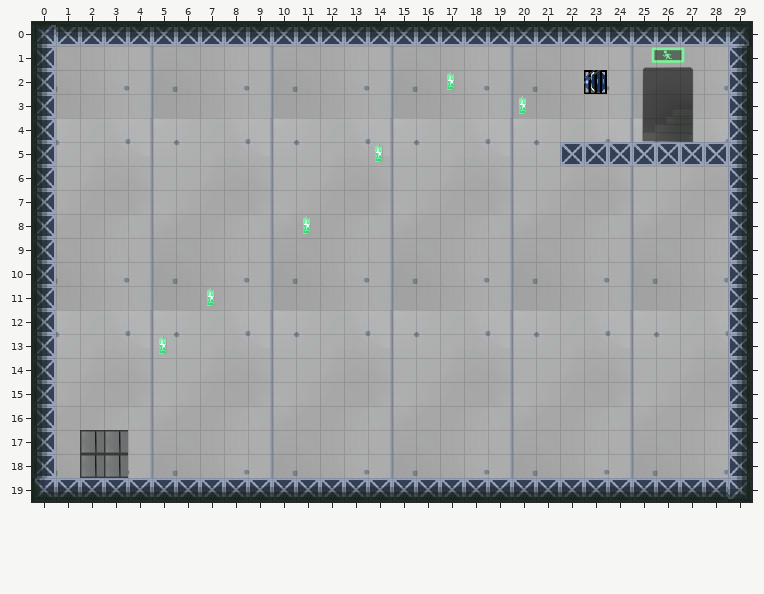
Level history. Tiled map: Release.win32/Resources/Map/Level4.tmx. The picture above was drawn from the file before the commit.
Cells are 32x32 px. Shown: x 0..29, y 0..19.
And afterwards:
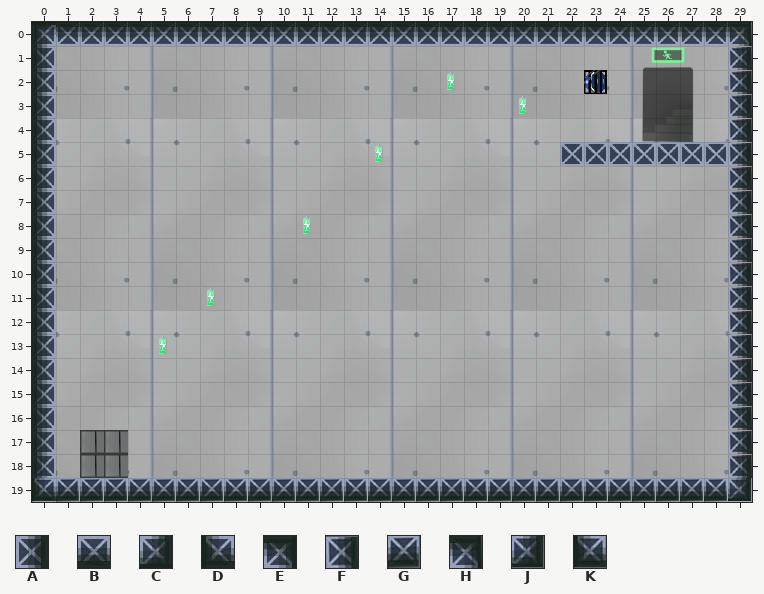
Key: from "地图素材": A 165 turned 180, B 165 turned 270, C 167 turned 180, D 167 turned 270, E 167 turned 90, F 169, G 171, H 202, J 204, K 206.
_ is an empty cell, . an unchanged one.
The exact change:
--- layer "Platform"
@@ x 0..29 @@
- 0 .............................E
- 1 .............................A
- 2 .............................A
- 3 .............................A
- 4 .............................A
- 5 .............................A
- 6 .............................A
- 7 .............................A
- 8 .............................A
- 9 .............................A
-10 .............................A
-11 .............................A
-12 .............................A
-13 .............................A
-14 .............................A
-15 .............................A
-16 .............................A
-17 .............................A
-18 .............................A
-19 DBBBBBBBBBBBBBBBBBBBBBBBBBBBBC
+ 0 .............................H
+ 1 .............................F
+ 2 .............................F
+ 3 .............................F
+ 4 .............................F
+ 5 .............................F
+ 6 .............................F
+ 7 .............................F
+ 8 .............................F
+ 9 .............................F
+10 .............................F
+11 .............................F
+12 .............................F
+13 .............................F
+14 .............................F
+15 .............................F
+16 .............................F
+17 .............................F
+18 .............................F
+19 KGGGGGGGGGGGGGGGGGGGGGGGGGGGGJ
Changed places in both pictures, as pixel boxes (x1, y1, x2, y2):
changed: (32, 22, 752, 502)
